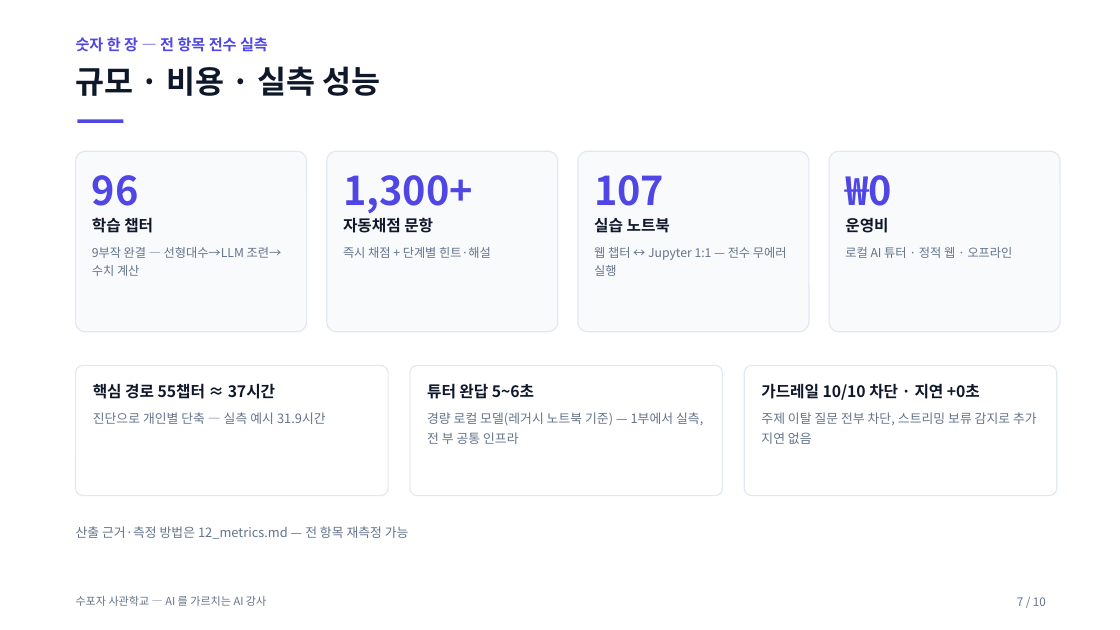
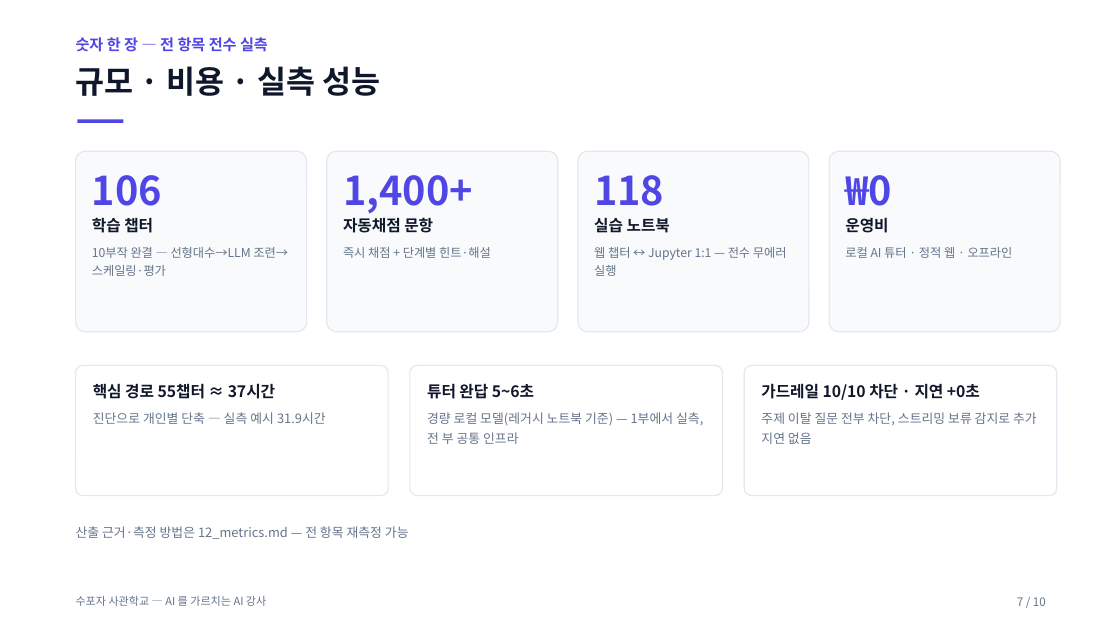
Before and after one commit to jiyupapa/math-platform, a slide deck: slide 7 of docs/hackathon/11_pitch_deck.pptx. Drawn at 1120x630 pixels with LibreOffice and Linux fonts; fonts in the diff are those of the drawing. Boxes give left, top, right and bottom in pixels: in the first picture for what was removed or moved away, otherwise in the second. Text is boxed around its words. In the diff, an @@ line names an element or a change of style, - is before the commit and + after.

```diff
--- a/docs/hackathon/11_pitch_deck.pptx
+++ b/docs/hackathon/11_pitch_deck.pptx
@@ text in rounded rectangle at [92,175,162,206]: text changed @@
-96
+106
@@ text in rounded rectangle at [343,175,473,214]: text changed @@
-1,300+
+1,400+
@@ text in rounded rectangle at [594,175,664,206]: text changed @@
-107
+118
@@ text in rounded rectangle at [92,247,288,276]: text changed @@
-9부작 완결 — 선형대수→LLM 조련→수치 계산
+10부작 완결 — 선형대수→LLM 조련→스케일링·평가
```
Also in this commit, not shown: 6 other slides changed, 22 other files.
